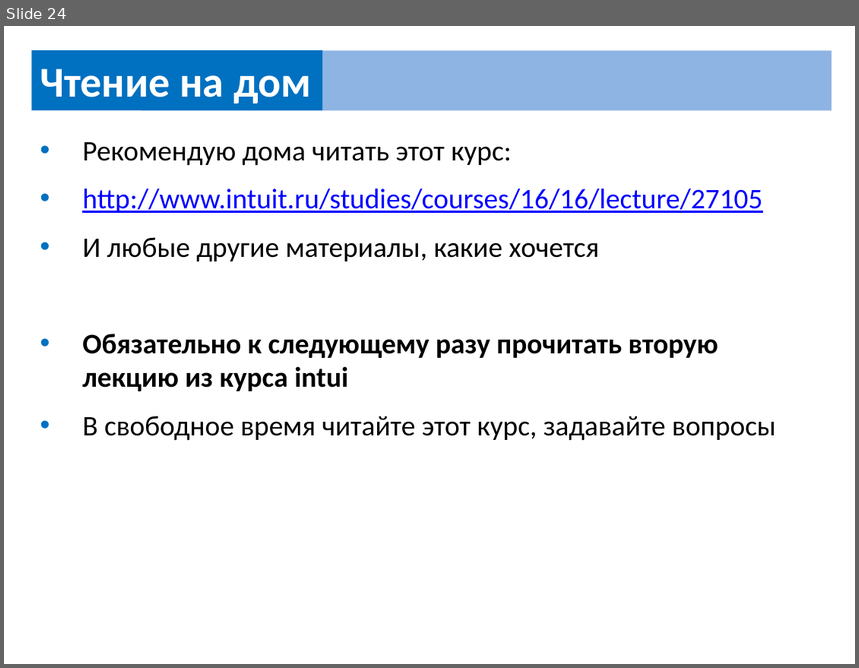
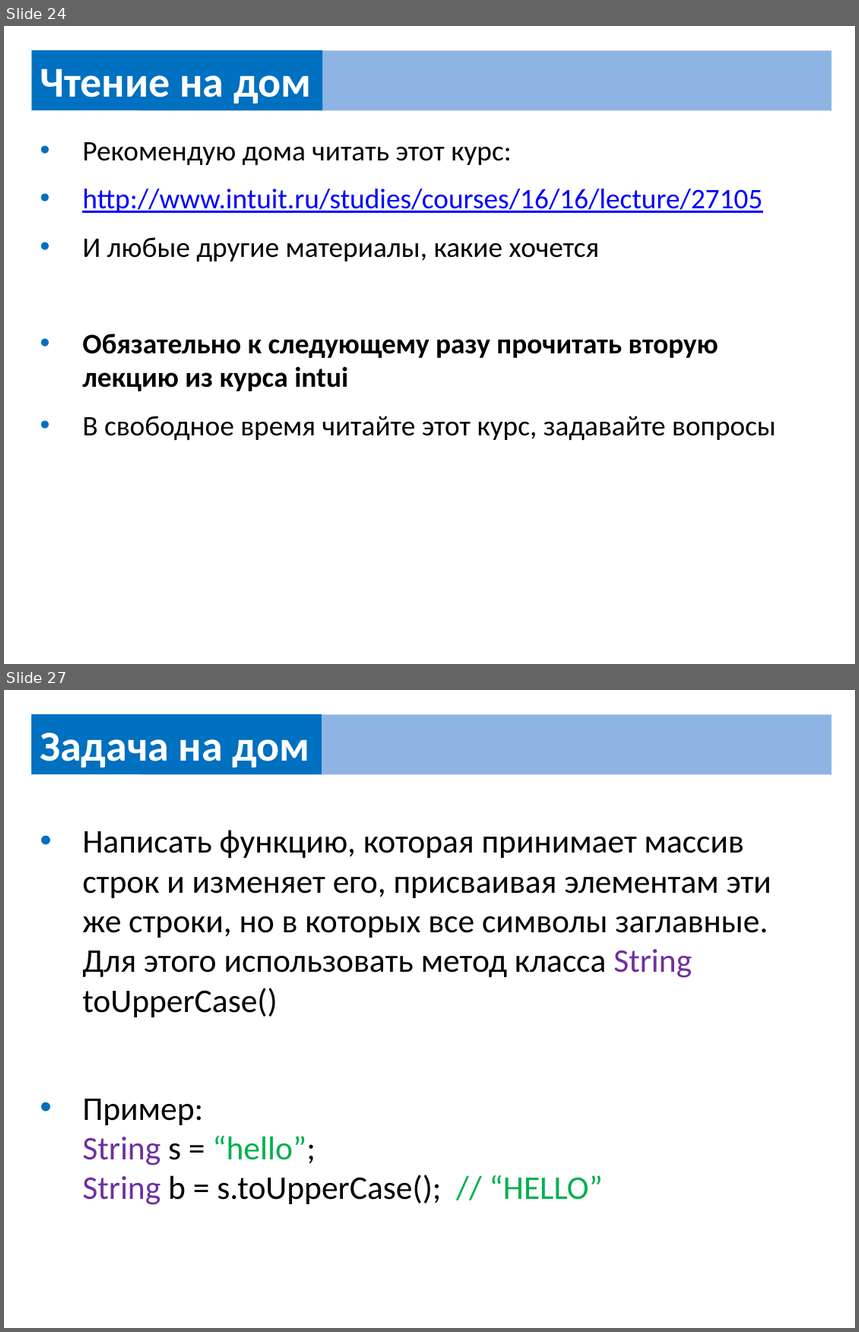
Before and after one commit to UsovaAnna/lesson, a slide deck: src/home/home_work.pptx. Shown one above the other, each under a label of ours: slide 24 before the commit, slides 24 and 27 after it; the slides between them are not shown. The pictures are 859x668 and 859x1332 pixels, drawn with LibreOffice and Linux fonts; fonts in the diff are those of the drawing. Boxes give left, top, right and bottom in pixels: in the first picture for what was removed or moved away, otherwise in the second. Text is boxed around its words. In the diff, an @@ line names an element or a change of style, - is before the commit and + after.

```diff
--- a/src/home/home_work.pptx
+++ b/src/home/home_work.pptx
@@ slide 27 added at (4,690,855,1328), background #FFFFFF @@
@@ rectangle added at (31,714,322,775), fill #0070C0, 36 pt, text #FFFFFF, bold @@
+Задача на дом
@@ rectangle added at (141,714,832,775), fill #8EB4E3 @@
@@ text added at (82,830,772,1205), 28 pt, text #000000 @@
+• Написать функцию, которая принимает массив строк и изменяет его, присваивая элементам эти же строки, но в которых все символы заглавные. Для этого использовать метод класса String toUpperCase()
+• Пример:
+  String s = “hello”;
+  String b = s.toUpperCase(); // “HELLO”
```
Also in this commit, not shown: 3 other slides added, 1 other file.
